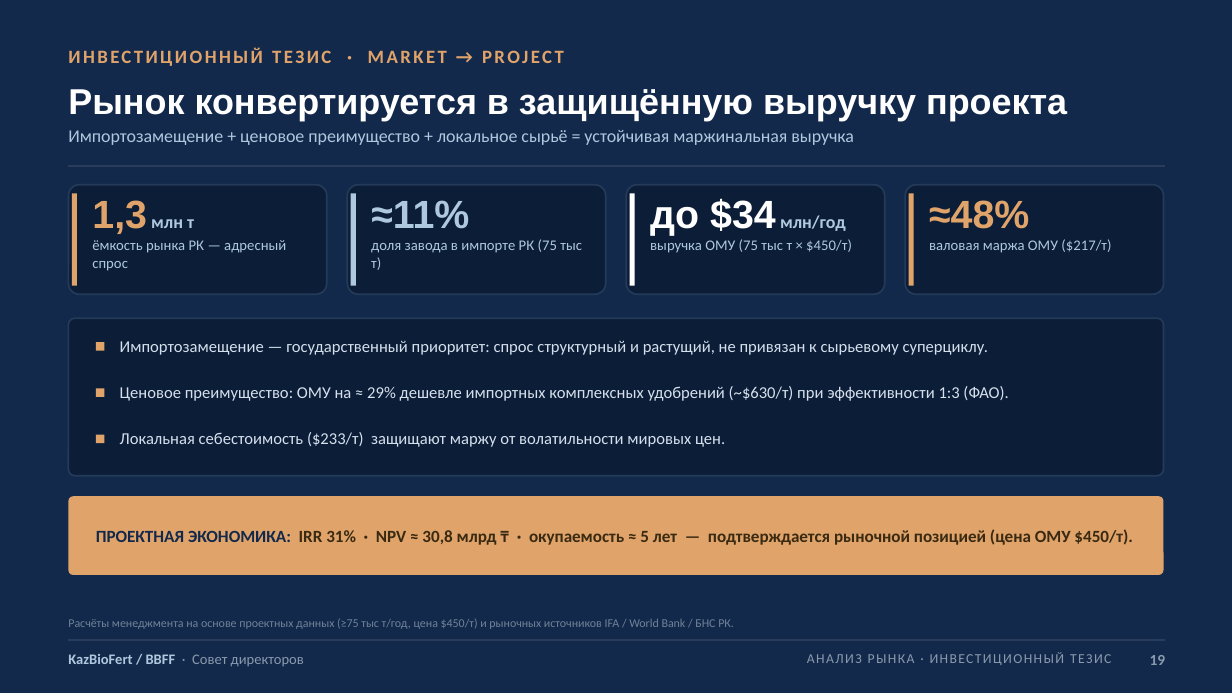
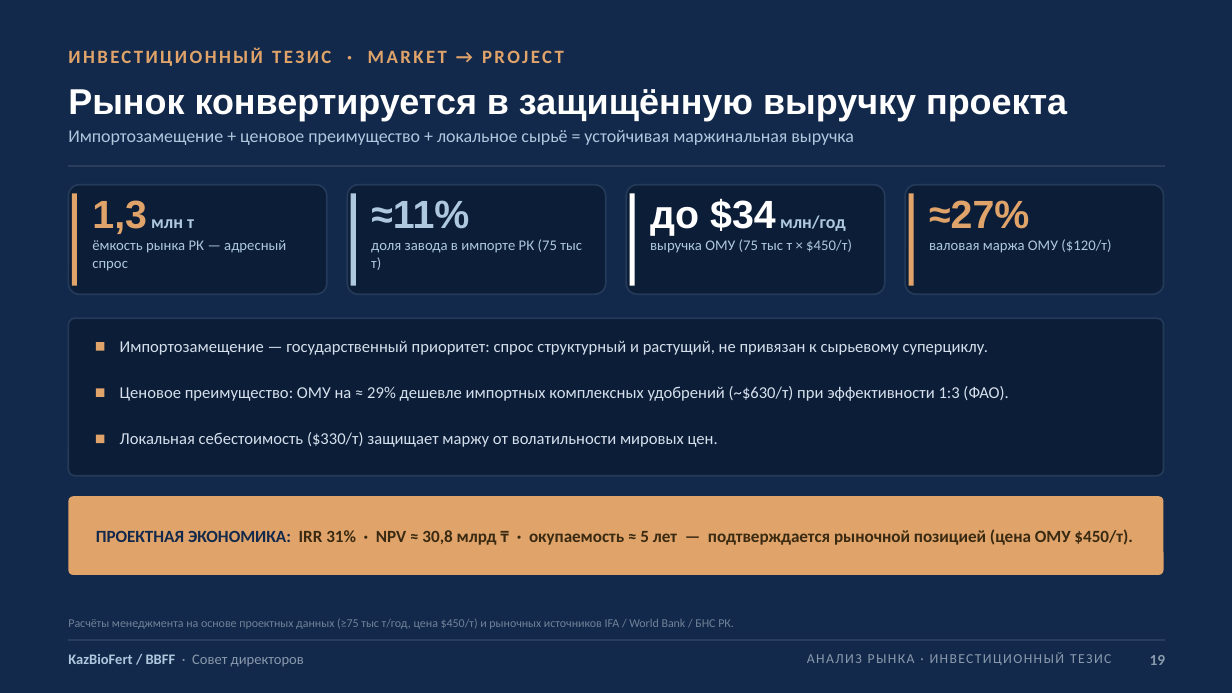
Before and after one commit to aoobakirov/board-presentation, a slide deck: slide 19 of KazBioFert_Board_Presentation_FINAL_20260709.pptx. Drawn at 1232x693 pixels with LibreOffice and Linux fonts; fonts in the diff are those of the drawing. Boxes give left, top, right and bottom in pixels: in the first picture for what was removed or moved away, otherwise in the second. Text is boxed around its words. In the diff, an @@ line names an element or a change of style, - is before the commit and + after.

```diff
--- a/KazBioFert_Board_Presentation_FINAL_20260709.pptx
+++ b/KazBioFert_Board_Presentation_FINAL_20260709.pptx
@@ text at [929, 200, 1029, 229]: text changed @@
-≈48%
+≈27%
@@ text at [929, 239, 1111, 253]: text changed @@
-валовая маржа ОМУ ($217/т)
+валовая маржа ОМУ ($120/т)
@@ text at [120, 432, 718, 447]: text changed @@
-Локальная себестоимость ($233/т) защищают маржу от волатильности мировых цен.
+Локальная себестоимость ($330/т) защищает маржу от волатильности мировых цен.
```
Also in this commit, not shown: 2 other slides changed, 1 other file.
